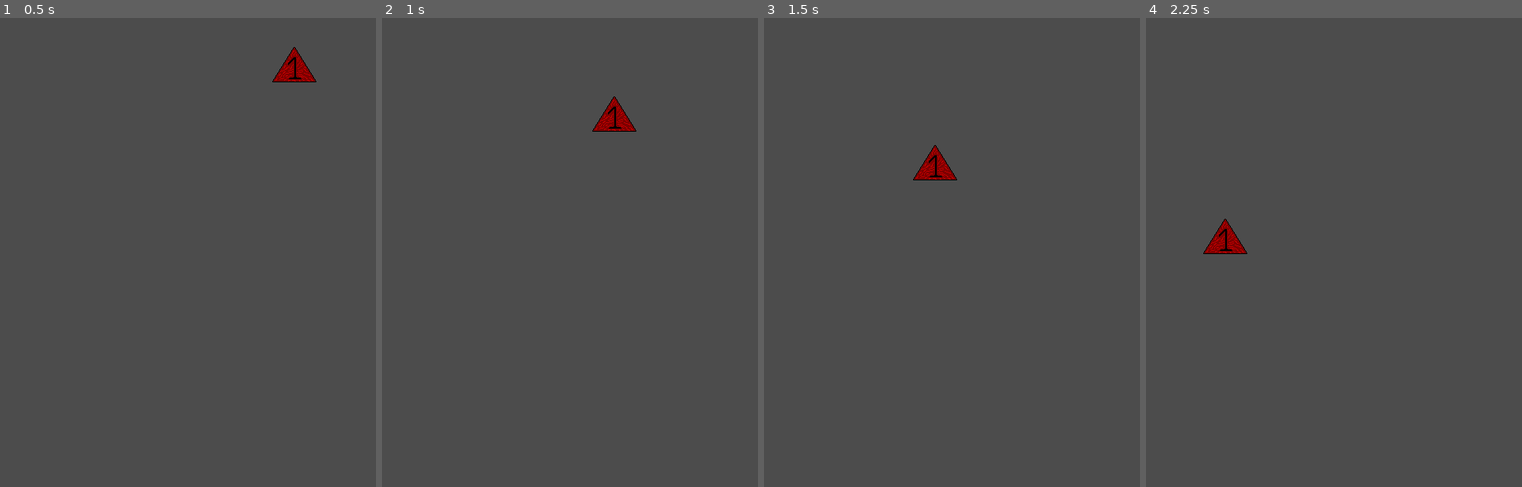
Above: before the commit, frames 1-4 (left to right).
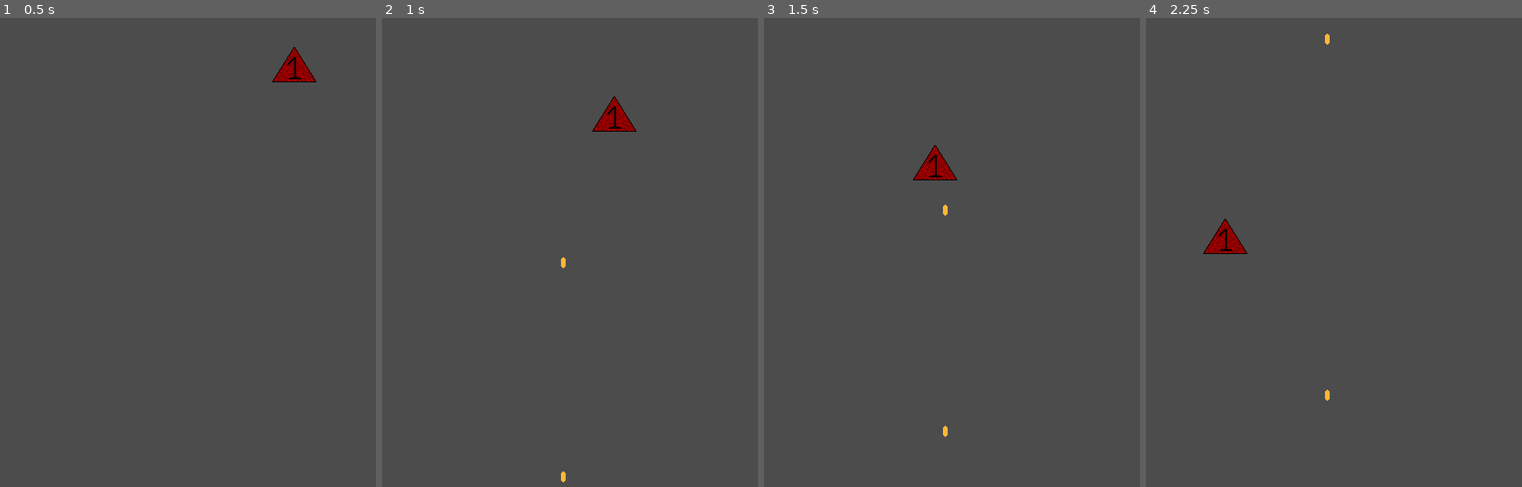
Above: after the commit, the same moments.

Repository: VilaIsabelaStudios/Rogue
Game: Godot game, scene res://src/Scenes/World/Highway.tscn
The game is run twice, just before and just after one commit, with the same random seed, the same clock (stepped at 60 frames per second) and the same inputs. Before the commit the project has no main scene; this scene is started directly in both runs.
Inputs:
- Up to frame 1 (0.5 s): no input
- Up to frame 2 (1 s): hold Up (Fire, bound only after the commit) from 0.53 s (still down)
- Up to frame 3 (1.5 s): release Up (Fire, bound only after the commit) at 1.28 s; tap Up (Fire, bound only after the commit) at 1.35 s
- Up to frame 4 (2.25 s): hold Up (Fire, bound only after the commit) from 2.03 s (still down)

Frame 1 is identical in both runs. In frame 2, less than 0.1% of the frame differs, in the area x 47-49%, y 51-99%; in frame 3, less than 0.1%; in frame 4, less than 0.1%.

Commit message:
Commit Do Caio 11/09

Diff:
--- a/project.godot
+++ b/project.godot
@@ -11,6 +11,7 @@
 [application]
 
 config/name="Rogue"
+run/main_scene="res://src/Scenes/World/Highway.tscn"
 config/icon="res://icon.png"
 
 [display]
@@ -22,6 +23,17 @@
 
 size=false
 
+[input]
+
+Fire={
+"deadzone": 0.5,
+"events": [ Object(InputEventKey,"resource_local_to_scene":false,"resource_name":"","device":0,"alt":false,"shift":false,"control":false,"meta":false,"command":false,"pressed":false,"scancode":16777232,"physical_scancode":0,"unicode":0,"echo":false,"script":null)
+, Object(InputEventKey,"resource_local_to_scene":false,"resource_name":"","device":0,"alt":false,"shift":false,"control":false,"meta":false,"command":false,"pressed":false,"scancode":16777233,"physical_scancode":0,"unicode":0,"echo":false,"script":null)
+, Object(InputEventKey,"resource_local_to_scene":false,"resource_name":"","device":0,"alt":false,"shift":false,"control":false,"meta":false,"command":false,"pressed":false,"scancode":16777231,"physical_scancode":0,"unicode":0,"echo":false,"script":null)
+, Object(InputEventKey,"resource_local_to_scene":false,"resource_name":"","device":0,"alt":false,"shift":false,"control":false,"meta":false,"command":false,"pressed":false,"scancode":32,"physical_scancode":0,"unicode":0,"echo":false,"script":null)
+ ]
+}
+
 [physics]
 
 common/enable_pause_aware_picking=true
--- /dev/null
+++ b/src/Scenes/Bullets/Bullet-1.tscn
@@ -0,0 +1,24 @@
+[gd_scene load_steps=4 format=2]
+
+[ext_resource path="res://Art/Bullets/Bullet.png" type="Texture" id=1]
+[ext_resource path="res://src/Scripts/PlayerShoot/Bullets.gd" type="Script" id=2]
+
+[sub_resource type="CapsuleShape2D" id=1]
+radius = 3.0
+height = 8.0
+
+[node name="Bullet-1" type="RigidBody2D"]
+gravity_scale = 0.0
+contacts_reported = 1
+contact_monitor = true
+can_sleep = false
+script = ExtResource( 2 )
+
+[node name="CollisionShape2D" type="CollisionShape2D" parent="."]
+position = Vector2( 0, -5 )
+shape = SubResource( 1 )
+
+[node name="Sprite" type="Sprite" parent="."]
+texture = ExtResource( 1 )
+
+[connection signal="body_entered" from="." to="." method="_on_Bullet1_body_entered"]
--- a/src/Scenes/Enemies/EnemyLv1.tscn
+++ b/src/Scenes/Enemies/EnemyLv1.tscn
@@ -3,10 +3,10 @@
 [ext_resource path="res://src/Scripts/Enemies/BodyLv1.gd" type="Script" id=1]
 [ext_resource path="res://Art/Enemies/Lv01_TestVersion.png" type="Texture" id=2]
 
-[sub_resource type="CircleShape2D" id=1]
-radius = 16.0
+[sub_resource type="RectangleShape2D" id=1]
+extents = Vector2( 28, 10 )
 
-[node name="EnemyLv1" type="Node2D"]
+[node name="EnemyLv1" type="Node2D" groups=["Enemy"]]
 
 [node name="Body" type="KinematicBody2D" parent="."]
 script = ExtResource( 1 )
@@ -15,5 +15,5 @@
 texture = ExtResource( 2 )
 
 [node name="Shape" type="CollisionShape2D" parent="Body"]
-position = Vector2( 0, 6 )
+position = Vector2( 0, 12 )
 shape = SubResource( 1 )
--- a/src/Scenes/Player/PlayerBody.tscn
+++ b/src/Scenes/Player/PlayerBody.tscn
@@ -1,3 +1,14 @@
-[gd_scene format=2]
+[gd_scene load_steps=2 format=2]
 
-[node name="PlayerBody" type="Node2D"]
+[ext_resource path="res://src/Scenes/Player/Shot.tscn" type="PackedScene" id=1]
+
+[node name="PlayerBody" type="Node2D" groups=["Player"]]
+position = Vector2( 231, 602 )
+
+[node name="Shot" parent="." instance=ExtResource( 1 )]
+bullet_speed = 700
+fire_rate = 0.4
+
+[node name="ShootPoint" type="Node2D" parent="Shot"]
+
+[node name="Sprite" type="Sprite" parent="."]
--- a/src/Scenes/Player/Shot.tscn
+++ b/src/Scenes/Player/Shot.tscn
@@ -1,3 +1,7 @@
-[gd_scene format=2]
+[gd_scene load_steps=2 format=2]
+
+[ext_resource path="res://src/Scripts/PlayerShoot/Shot.gd" type="Script" id=1]
 
 [node name="Shot" type="Node2D"]
+script = ExtResource( 1 )
+bullet_speed = 600
--- a/src/Scenes/World/Highway.tscn
+++ b/src/Scenes/World/Highway.tscn
@@ -1,6 +1,9 @@
-[gd_scene load_steps=2 format=2]
+[gd_scene load_steps=3 format=2]
 
 [ext_resource path="res://src/Scenes/World/Highway.gd" type="Script" id=1]
+[ext_resource path="res://src/Scenes/Player/PlayerBody.tscn" type="PackedScene" id=2]
 
 [node name="Highway" type="Node2D"]
 script = ExtResource( 1 )
+
+[node name="PlayerBody" parent="." instance=ExtResource( 2 )]
--- /dev/null
+++ b/src/Scripts/PlayerShoot/Bullets.gd
@@ -0,0 +1,6 @@
+extends RigidBody2D
+
+
+func _on_Bullet1_body_entered(body):
+	if !body.is_in_group("Player"):
+		queue_free()
--- /dev/null
+++ b/src/Scripts/PlayerShoot/Shot.gd
@@ -0,0 +1,17 @@
+extends Node2D
+
+export var bullet_speed = 2000
+export var fire_rate = 0.2
+
+var bullet = preload("res://src/Scenes/Bullets/Bullet-1.tscn")
+var can_fire = true
+
+func _process(_delta):
+	if Input.is_action_pressed("Fire") and can_fire:
+		var bullet_instance = bullet.instance()
+		bullet_instance.position = $ShootPoint.get_global_position()
+		bullet_instance.apply_impulse(Vector2(),Vector2(0,-bullet_speed))
+		get_tree().get_root().add_child(bullet_instance)
+		can_fire = false
+		yield(get_tree().create_timer(fire_rate),"timeout")
+		can_fire = true
Binary file added: Art/Bullets/Bullet.png
Not shown, added: Art/Bullets/Bullet.png.import
